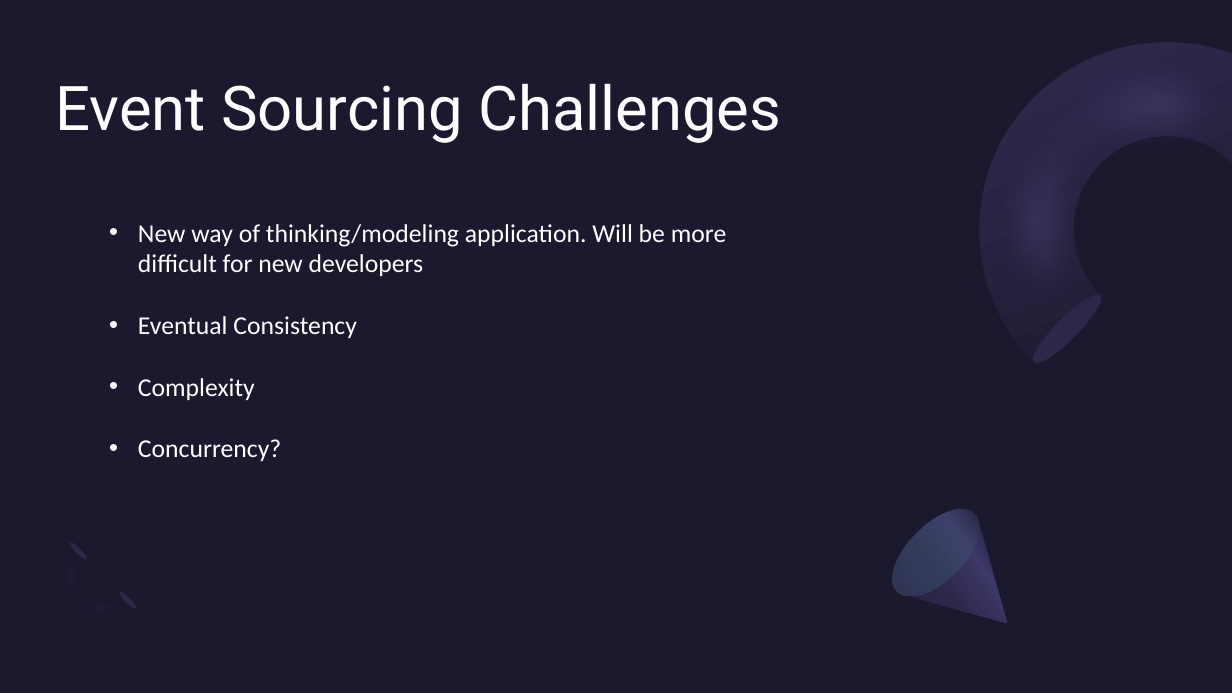
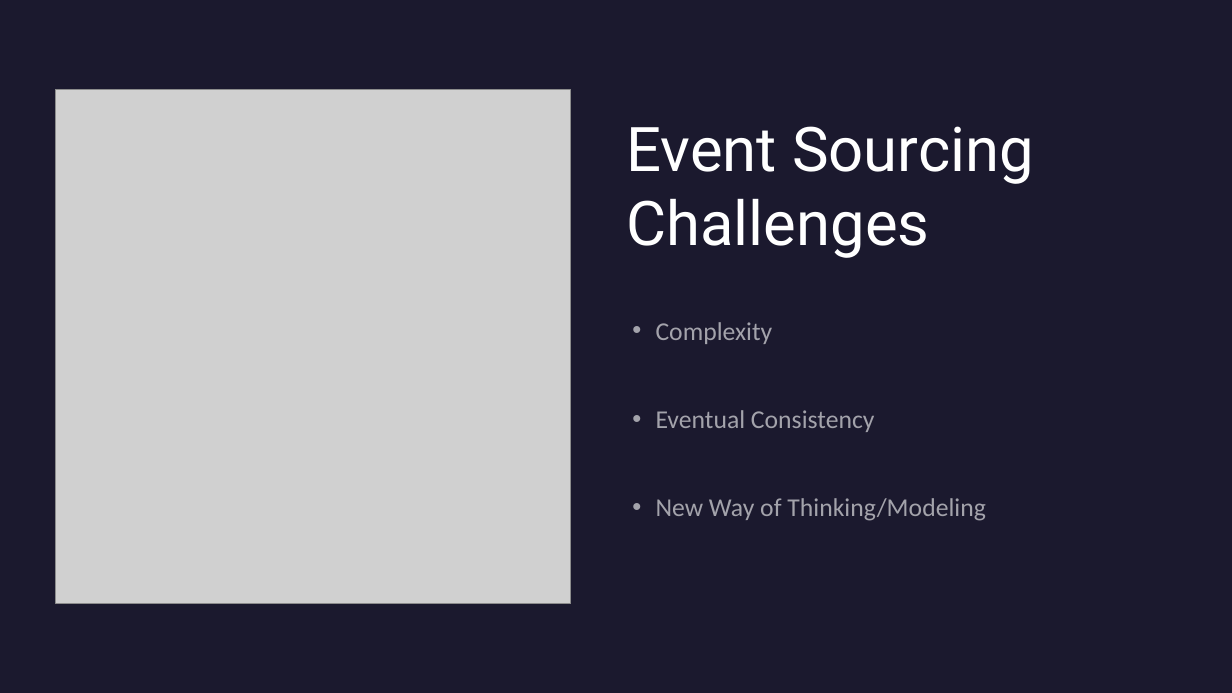
Before and after one commit to reyno120/event-sourcing-in-azure, a slide deck: slide 19 of DDD & Event Sourcing.pptx (slide 12 before the commit). Drawn at 1232x693 pixels with LibreOffice and Linux fonts; fonts in the diff are those of the drawing; grey boxes stand for pictures. Boxes give left, top, right and bottom in pixels: in the first picture for what was removed or moved away, otherwise in the second. Text is boxed around its words. In the diff, an @@ line names an element or a change of style, - is before the commit and + after.

```diff
--- a/DDD & Event Sourcing.pptx
+++ b/DDD & Event Sourcing.pptx
@@ rectangle added at <box>0,0,1232,693</box>, fill #1B192E @@
@@ title "Event Sourcing Challenges": place and size @@
-title "Event Sourcing Challenges" at <box>56,83,781,143</box>
+title "Event Sourcing Challenges" at <box>627,126,1034,258</box>
@@ title "Event Sourcing Challenges" at <box>627,126,1034,258</box>: vertical alignment middle to bottom @@
@@ picture added at <box>56,90,571,604</box> @@
@@ text removed at <box>138,224,727,461</box> @@
-• New way of thinking/modeling application. Will be more difficult for new developers
-• Eventual Consistency
-• Complexity
-• Concurrency?
@@ ellipse removed at <box>1026,288,1108,370</box> @@
@@ text added at <box>656,322,986,521</box>, 20 pt, text #FFFFFF at 60% opacity @@
+• Complexity
+• Eventual Consistency
+• New Way of Thinking/Modeling
@@ freeform shape removed at <box>878,495,1046,662</box> @@
@@ ellipse removed at <box>878,495,994,611</box> @@
@@ group removed at <box>36,538,140,643</box>: 2 freeform shapes, 2 ellipses @@
```
Also in this commit, not shown: 7 other slides changed, 5 slides added, 3 slides removed, 6 other files.
